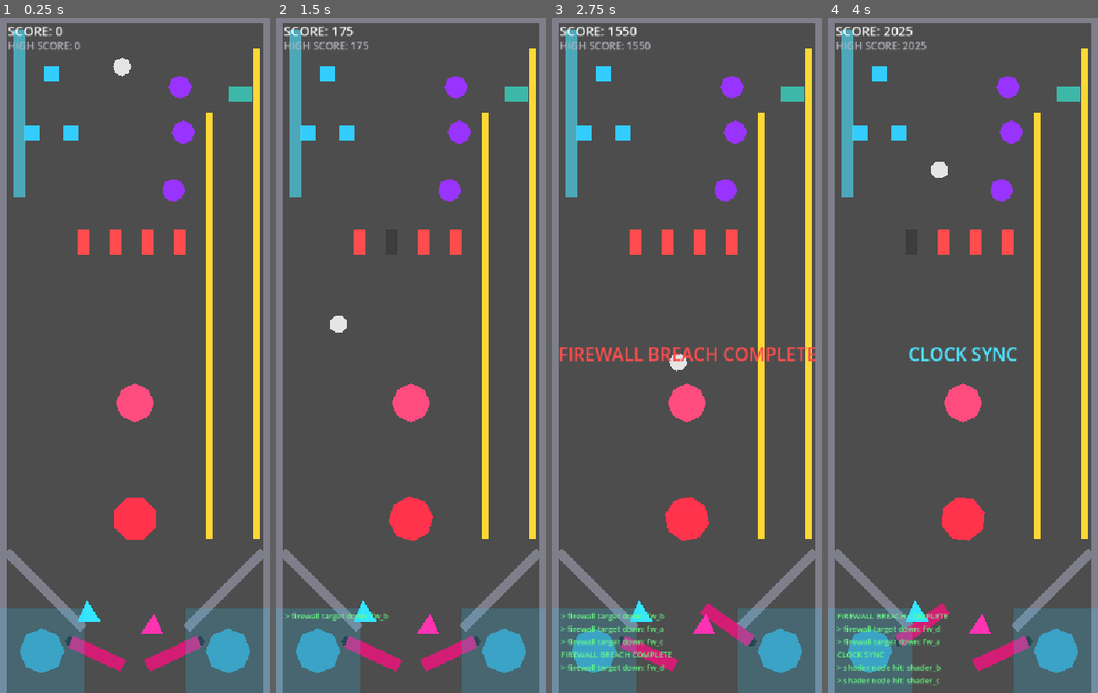
Above: before the commit, frames 1-4 (left to right).
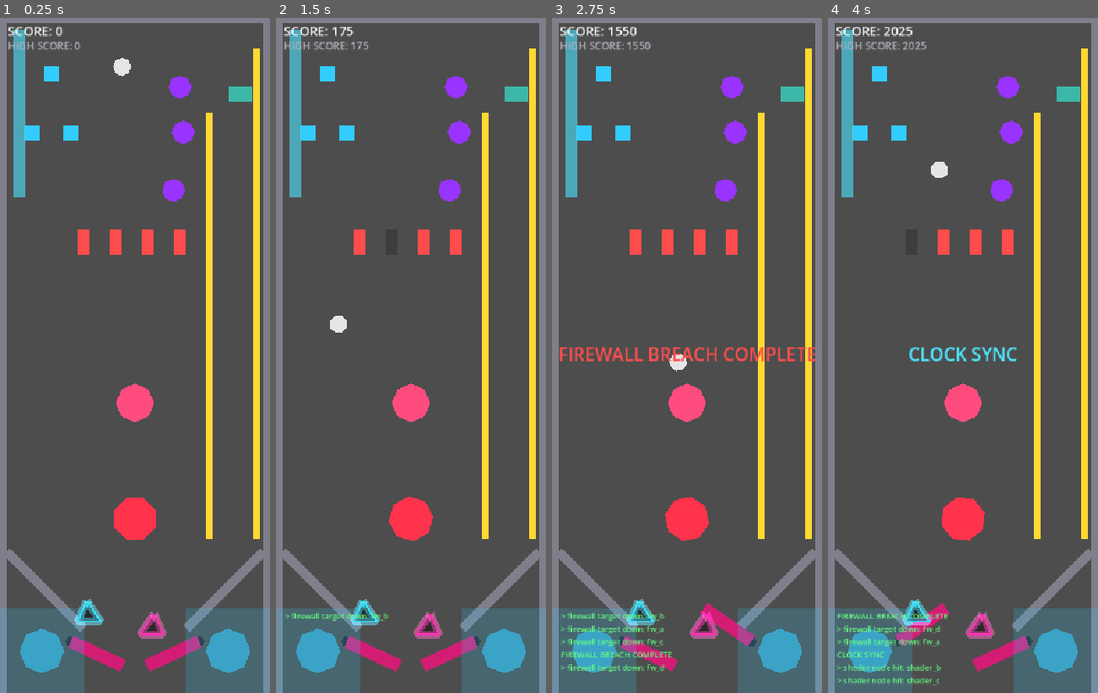
Above: after the commit, the same moments.

Repository: nobody174/pinball-adventure
Game: Godot game, scene res://tables/the_glitch/the_glitch.tscn
Two runs of this game, one before a commit and one after it. Both use one fixed random seed, a clock stepped at 60 frames per second and the inputs below. This scene is started directly instead of the project's main scene.
Inputs (mouse positions are in pixels of both pictures, inside the frame that each line leads up to):
- Up to frame 1 (0.25 s): no input
- Up to frame 2 (1.5 s): tap Enter at 0.5 s; move the mouse to (470, 321) at 0.52 s; hold Right (flip_right) 0.53-1.25 s; tap Up (launch_ball) at 0.6 s; click (470, 321) at 0.67 s; drag from (357, 389) to (327, 72) at 1.27 s
- Up to frame 3 (2.75 s): move the mouse to (714, 207) at 2.02 s; hold Right (flip_right) from 2.03 s (still down); hold Shift from 2.03 s (still down)
- Up to frame 4 (4 s): release Right (flip_right) at 2.75 s; release Shift at 2.75 s; drag from (949, 490) to (860, 132) at 2.77 s; move the mouse to (1044, 456) at 3.52 s; hold Left (flip_left) from 3.53 s (still down); tap Ctrl at 3.6 s

The runs differ from the first frame. In frame 1, 0.5% of the frame differs, in the area x 27-62%, y 86-92%; in frame 2, 0.5%; in frame 3, 0.5%; in frame 4, 0.5%.

Commit message:
feat(the_glitch): neon-outline redesign for slingshot visuals
First real visual-design pass on the table (everything prior was flat
placeholder geometry per the §10a physics-first priority). Slingshots
get a dark semi-transparent rubber-pad fill plus a crisp neon edge and
soft additive-blend glow halo, matching the flippers' cyan/magenta
color scheme.

Restored [physics] and window/stretch/aspect settings the editor's
autosave silently pruned again.

Diff:
--- a/project.godot
+++ b/project.godot
@@ -31,11 +31,6 @@
 
 enabled=PackedStringArray("res://addons/gut/plugin.cfg", "res://addons/godot_mcp/plugin.cfg")
 
-[physics]
-
-common/physics_ticks_per_second=60
-2d/default_gravity=980.0
-
 [input]
 
 flip_left={
@@ -59,6 +54,11 @@
 ]
 }
 
+[physics]
+
+common/physics_ticks_per_second=60
+2d/default_gravity=980.0
+
 [rendering]
 
 renderer/rendering_method="gl_compatibility"
--- a/tables/the_glitch/the_glitch.tscn
+++ b/tables/the_glitch/the_glitch.tscn
@@ -37,6 +37,9 @@
 [sub_resource type="RectangleShape2D" id="RectangleShape2D_vram_sensor"]
 size = Vector2(36, 24)
 
+[sub_resource type="CanvasItemMaterial" id="CanvasItemMaterial_neon_glow"]
+blend_mode = 1
+
 [node name="TheGlitch" unique_id=1364637713 instance=ExtResource("1_base")]
 script = ExtResource("4_glitch")
 
@@ -111,8 +114,21 @@
 shape = SubResource("ConvexPolygonShape2D_sling_left")
 
 [node name="Sprite" type="Polygon2D" parent="LeftSlingshot" index="1" unique_id=401909266]
-color = Color(0.2, 0.9, 1, 1)
+color = Color(0.08, 0.1, 0.14, 0.65)
 polygon = PackedVector2Array(0, -18, 22, 14, -14, 14)
+
+[node name="GlowOutline" type="Line2D" parent="LeftSlingshot" index="2"]
+material = SubResource("CanvasItemMaterial_neon_glow")
+points = PackedVector2Array(0, -18, 22, 14, -14, 14, 0, -18)
+width = 12.0
+default_color = Color(0.2, 0.9, 1, 0.35)
+joint_mode = 1
+
+[node name="Outline" type="Line2D" parent="LeftSlingshot" index="3"]
+points = PackedVector2Array(0, -18, 22, 14, -14, 14, 0, -18)
+width = 3.0
+default_color = Color(0.2, 0.9, 1, 1)
+joint_mode = 1
 
 [node name="RightSlingshot" type="Area2D" parent="." index="7" unique_id=946211689]
 position = Vector2(240, 595)
@@ -125,8 +141,21 @@
 shape = SubResource("ConvexPolygonShape2D_sling_right")
 
 [node name="Sprite" type="Polygon2D" parent="RightSlingshot" index="1" unique_id=308332373]
-color = Color(1, 0.2, 0.7, 1)
+color = Color(0.14, 0.08, 0.1, 0.65)
 polygon = PackedVector2Array(0, -18, 14, 14, -22, 14)
+
+[node name="GlowOutline" type="Line2D" parent="RightSlingshot" index="2"]
+material = SubResource("CanvasItemMaterial_neon_glow")
+points = PackedVector2Array(0, -18, 14, 14, -22, 14, 0, -18)
+width = 12.0
+default_color = Color(1, 0.2, 0.7, 0.35)
+joint_mode = 1
+
+[node name="Outline" type="Line2D" parent="RightSlingshot" index="3"]
+points = PackedVector2Array(0, -18, 14, 14, -22, 14, 0, -18)
+width = 3.0
+default_color = Color(1, 0.2, 0.7, 1)
+joint_mode = 1
 
 [node name="SpriteCacheBumpers" type="Node2D" parent="." index="8" unique_id=556817153]
 
